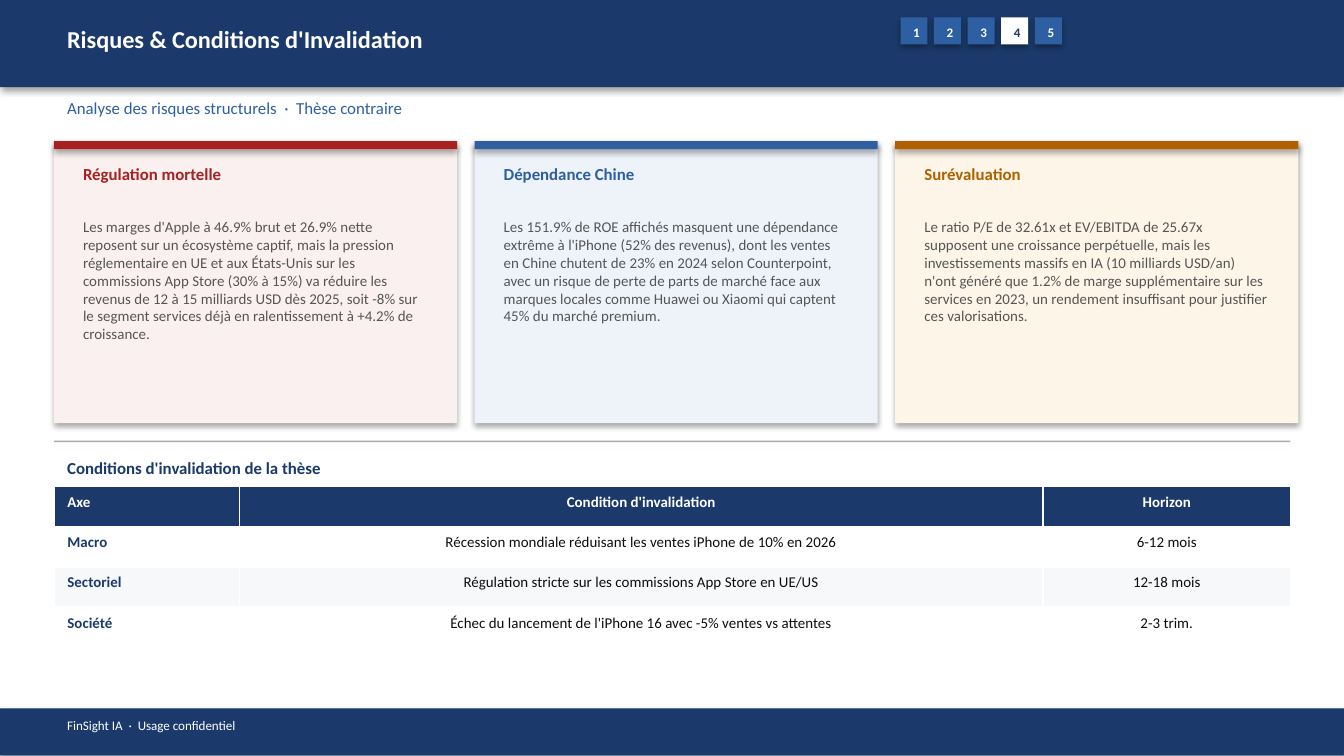
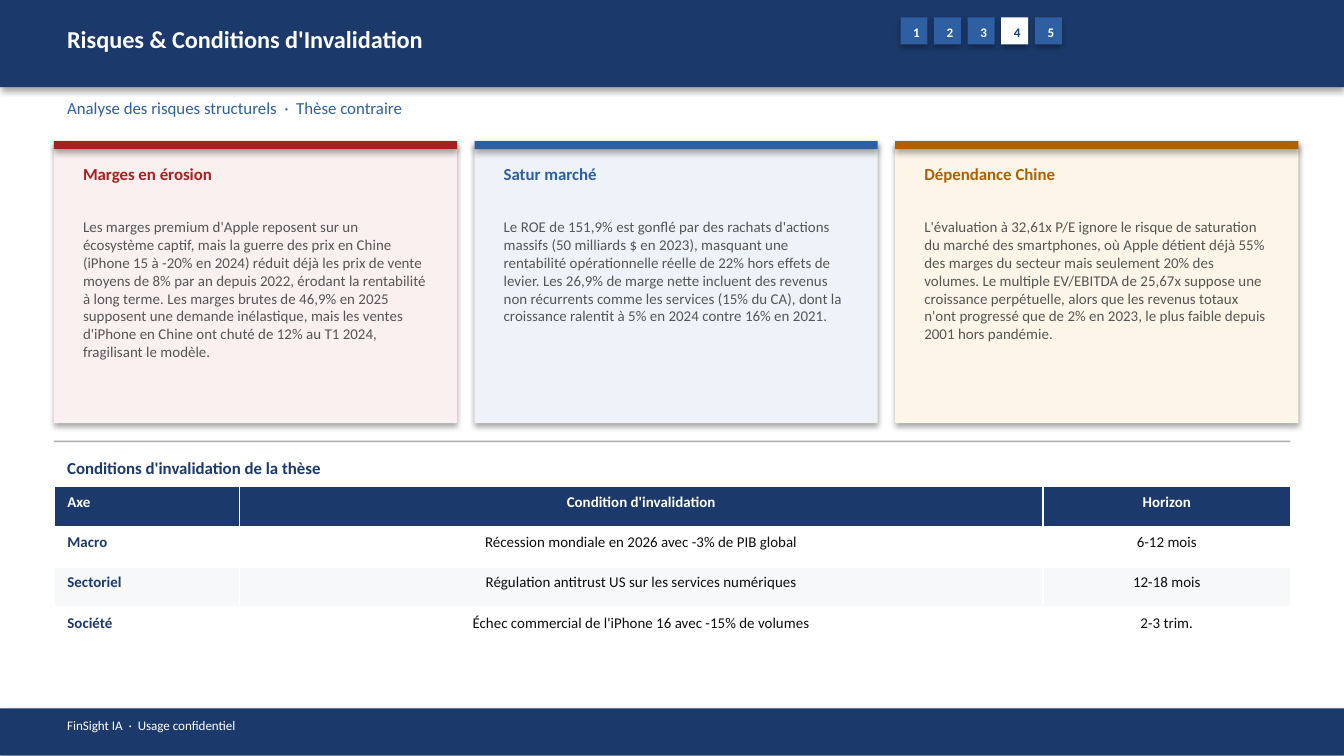
Before and after one commit to baptistejeh07-art/finsight-ia, a slide deck: slide 16 of preview/AAPL/AAPL_pitchbook.pptx. Drawn at 1344x756 pixels with LibreOffice and Linux fonts; fonts in the diff are those of the drawing. Boxes give left, top, right and bottom in pixels: in the first picture for what was removed or moved away, otherwise in the second. Text is boxed around its words. In the diff, an @@ line names an element or a change of style, - is before the commit and + after.

```diff
--- a/preview/AAPL/AAPL_pitchbook.pptx
+++ b/preview/AAPL/AAPL_pitchbook.pptx
@@ text at [83,168,212,183]: text changed @@
-Régulation mortelle
+Marges en érosion
@@ text at [504,168,596,180]: text changed @@
-Dépendance Chine
+Satur marché
@@ text at [924,168,1056,183]: text changed @@
-Surévaluation
+Dépendance Chine
@@ text at [83,221,426,360]: text changed @@
-Les marges d'Apple à 46.9% brut et 26.9% nette reposent sur un écosystème captif, mais la pression réglementaire en UE et aux États-Unis sur les commissions App Store (30% à 15%) va réduire les revenus de 12 à 15 milliards USD dès 2025, soit -8% sur le segment services déjà en ralentissement à +4.2% de croissance.
+Les marges premium d'Apple reposent sur un écosystème captif, mais la guerre des prix en Chine (iPhone 15 à -20% en 2024) réduit déjà les prix de vente moyens de 8% par an depuis 2022, érodant la rentabilité à long terme. Les marges brutes de 46,9% en 2025 supposent une demande inélastique, mais les ventes d'iPhone en Chine ont chuté de 12% au T1 2024, fragilisant le modèle.
@@ text at [504,221,842,321]: text changed @@
-Les 151.9% de ROE affichés masquent une dépendance extrême à l'iPhone (52% des revenus), dont les ventes en Chine chutent de 23% en 2024 selon Counterpoint, avec un risque de perte de parts de marché face aux marques locales comme Huawei ou Xiaomi qui captent 45% du marché premium.
+Le ROE de 151,9% est gonflé par des rachats d'actions massifs (50 milliards $ en 2023), masquant une rentabilité opérationnelle réelle de 22% hors effets de levier. Les 26,9% de marge nette incluent des revenus non récurrents comme les services (15% du CA), dont la croissance ralentit à 5% en 2024 contre 16% en 2021.
@@ text at [924,221,1265,342]: text changed @@
-Le ratio P/E de 32.61x et EV/EBITDA de 25.67x supposent une croissance perpétuelle, mais les investissements massifs en IA (10 milliards USD/an) n'ont généré que 1.2% de marge supplémentaire sur les services en 2023, un rendement insuffisant pour justifier ces valorisations.
+L'évaluation à 32,61x P/E ignore le risque de saturation du marché des smartphones, où Apple détient déjà 55% des marges du secteur mais seulement 20% des volumes. Le multiple EV/EBITDA de 25,67x suppose une croissance perpétuelle, alors que les revenus totaux n'ont progressé que de 2% en 2023, le plus faible depuis 2001 hors pandémie.
@@ table at [54,487,1290,648] @@
-row 2, column 2: Récession mondiale réduisant les ventes iPhone de 10% en 2026
+row 2, column 2: Récession mondiale en 2026 avec -3% de PIB global
-row 3, column 2: Régulation stricte sur les commissions App Store en UE/US
+row 3, column 2: Régulation antitrust US sur les services numériques
-row 4, column 2: Échec du lancement de l'iPhone 16 avec -5% ventes vs attentes
+row 4, column 2: Échec commercial de l'iPhone 16 avec -15% de volumes
```
Also in this commit, not shown: 14 other slides changed, 4 other files.
